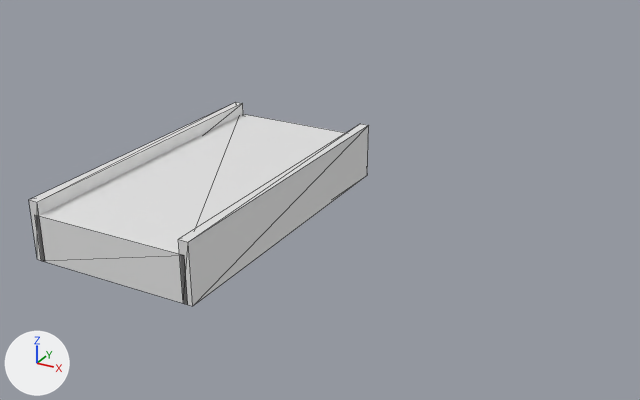
What one commit did to the glTF model growa_greenhouse_glb_library/soil-bed.glb.
One viewpoint serves both versions: a 50 mm camera at (2.96, -5.09, 2.28) aimed at (0.61, -0.82, 0.15). The lights are fixed; the arrows at lower left show +X, +Y and +Z. The first picture is the older version. Mesh edges are drawn as thin lines. Materials are left out; every surface is plain grey. Where no turn or scale is listed for an object, it has been applied to the vertices.

The first picture shows 'bed_edge_left', 'bed_edge_right', 'soil_volume'.
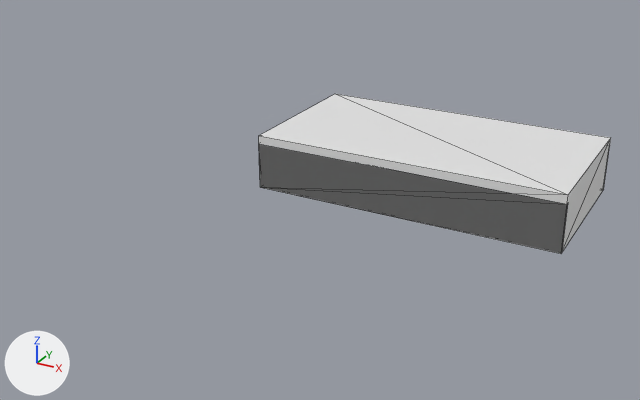
The edits, one by one:
me_soil_volume is used by ob_soil_volume; location (0.0, 0.0, 0.0).
me_soil_volume had 8 vertices, 12 faces and spanned x -0.5..0.5, y -2.0..0.0, z 0.0..0.28.
me_soil_volume now has 8 vertices, 12 faces and spans x 0.02..1.98, y -0.51..0.51, z 0.01..0.34.
me_soil_volume part 1: the whole mesh is scaled about its middle by (1.96, 0.508, 1.18), then moved by (1.0, 1.0, 0.03).
me_bed_edge_left is used by ob_bed_edge_left; location (0.0, 0.0, 0.0).
me_bed_edge_left had 8 vertices, 12 faces and spanned x -0.53..-0.47, y -2.0..0.0, z 0.0..0.36.
me_bed_edge_left now has 8 vertices, 12 faces and spans x 0.0..2.0, y 0.51..0.53, z 0.0..0.3.
me_bed_edge_left part 2: the whole mesh is scaled about its middle by (33.3, 0.011, 0.85), then moved by (1.5, 1.52, -0.03).
me_bed_edge_right is used by ob_bed_edge_right; location (0.0, 0.0, 0.0).
me_bed_edge_right had 8 vertices, 12 faces and spanned x 0.47..0.53, y -2.0..0.0, z 0.0..0.36.
me_bed_edge_right now has 8 vertices, 12 faces and spans x 0.0..2.0, y -0.53..-0.51, z 0.0..0.3.
me_bed_edge_right part 3: the whole mesh is scaled about its middle by (33.3, 0.011, 0.85), then moved by (0.5, 0.48, -0.03).
Mesh me_soil_bed_shell is new.
It is a box spanning x 0.0..2.0, y -0.53..0.53, z 0.0..0.36.
Object 'soil_bed_shell' (ob_soil_bed_shell) is new; it shows me_soil_bed_shell.
Its location is (0.0, 0.0, 0.0).

Location of each change, [x1, y1, x2, y2] in pixels of the pictures (640 x 400 px):
'soil_bed_shell', added
    after: [259, 94, 611, 254]
'soil_volume', moved, rescaled (not visible afterwards)
    before: [35, 114, 346, 305]
'bed_edge_right', moved, rescaled (61% wider, 39% shorter)
    before: [178, 124, 369, 306]
    after: [259, 144, 568, 254]
'bed_edge_left', moved, rescaled
    before: [29, 102, 243, 261]
    after: [603, 147, 610, 190]
